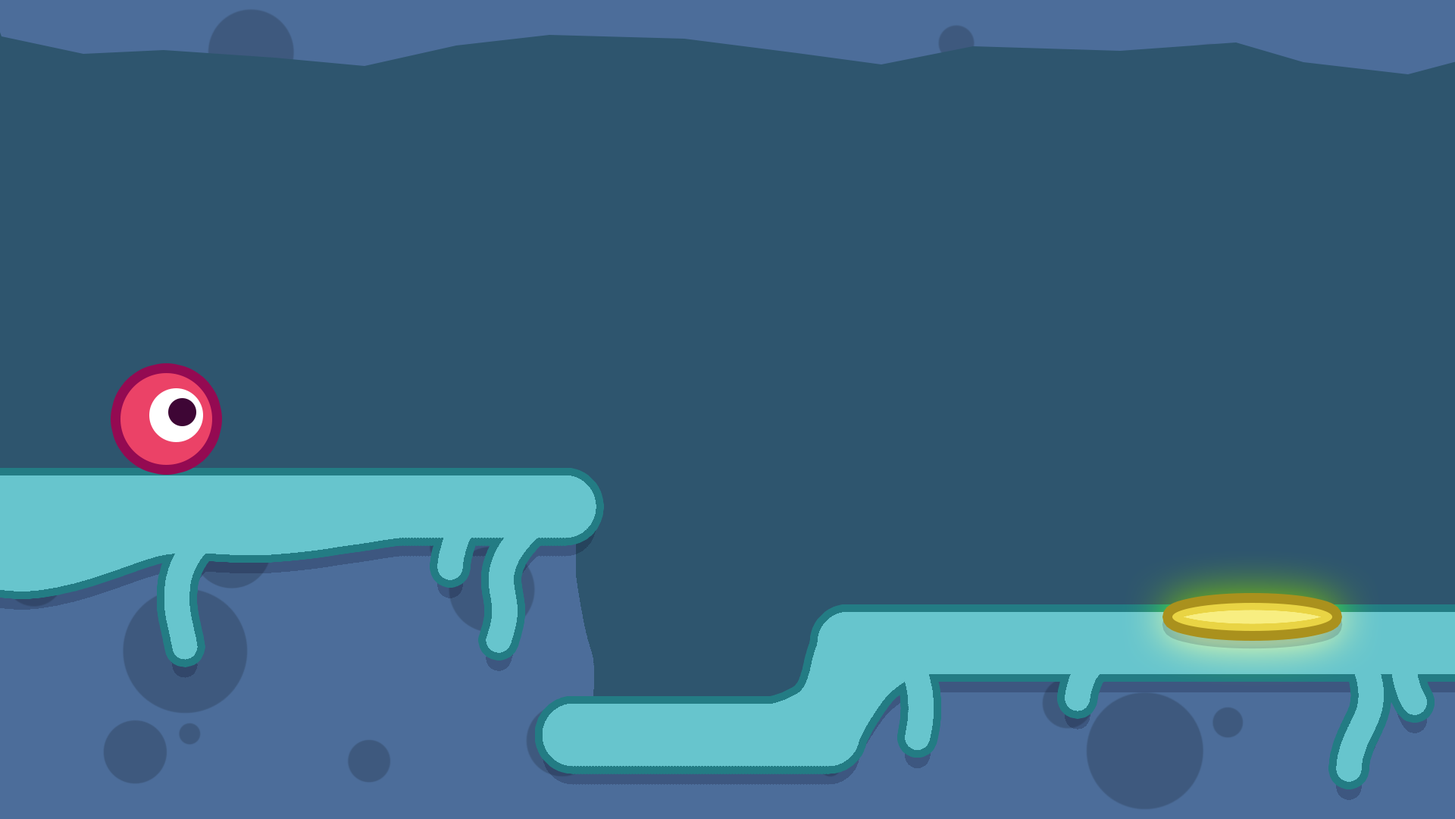
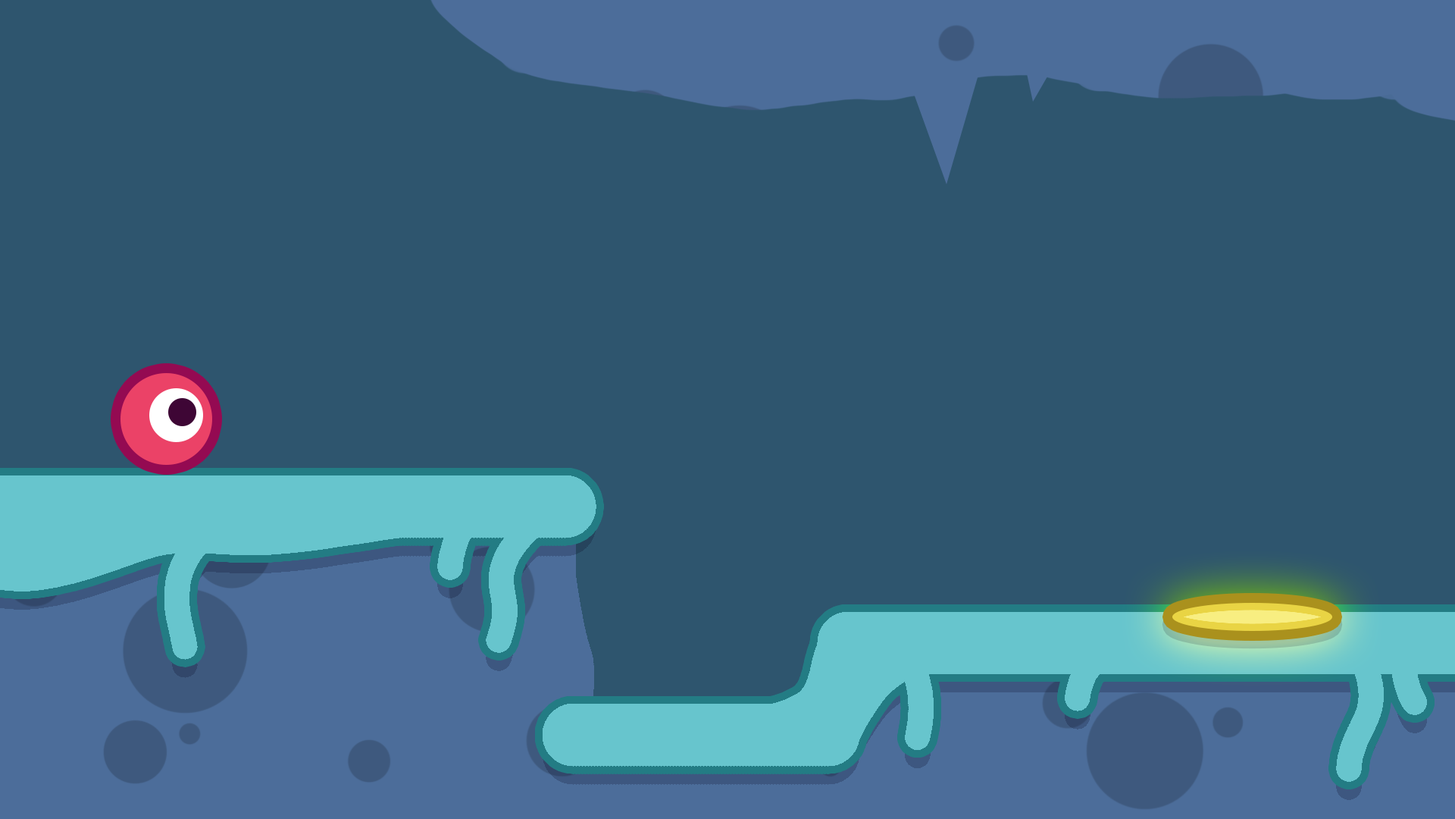
Layers edited between the first and the second 1455×819 image:
hid "Shape 2" over [0, 0, 1455, 75]
added layer "Shape 4" in group "Draw Dirt Here" over [1021, 47, 1065, 102]
added layer "Shape 3" in group "Draw Dirt Here" over [900, 46, 987, 185]
painted on "Layer 6 copy" over [429, 0, 1455, 122]
